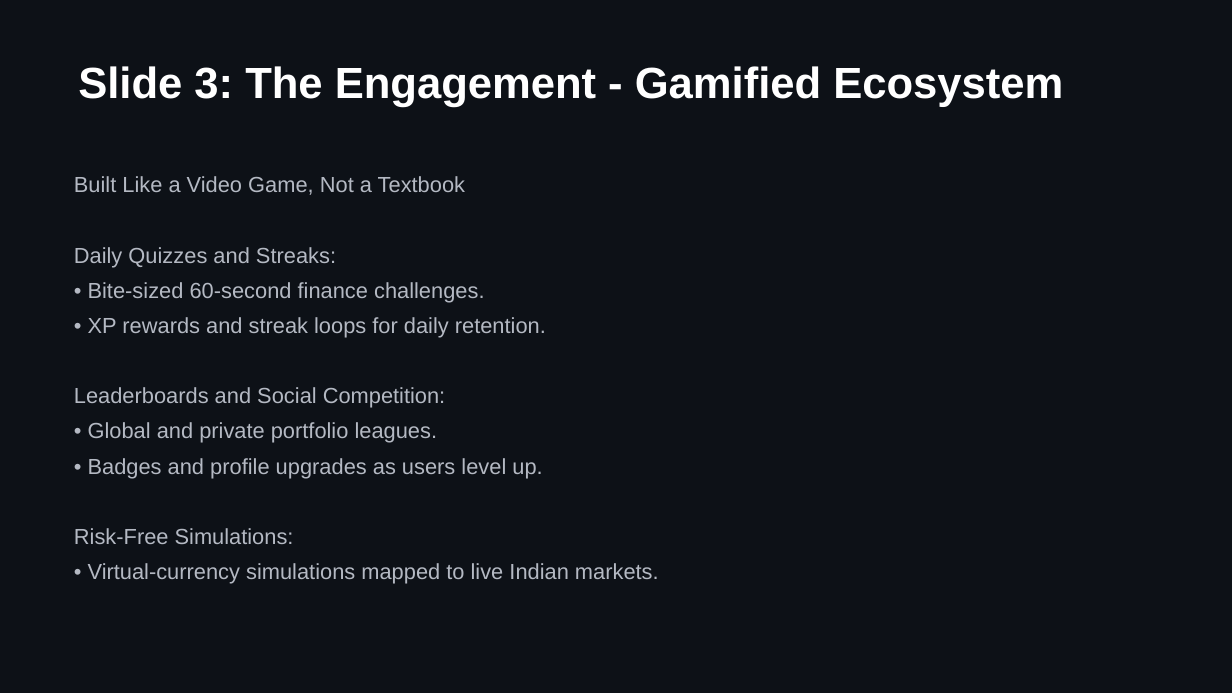
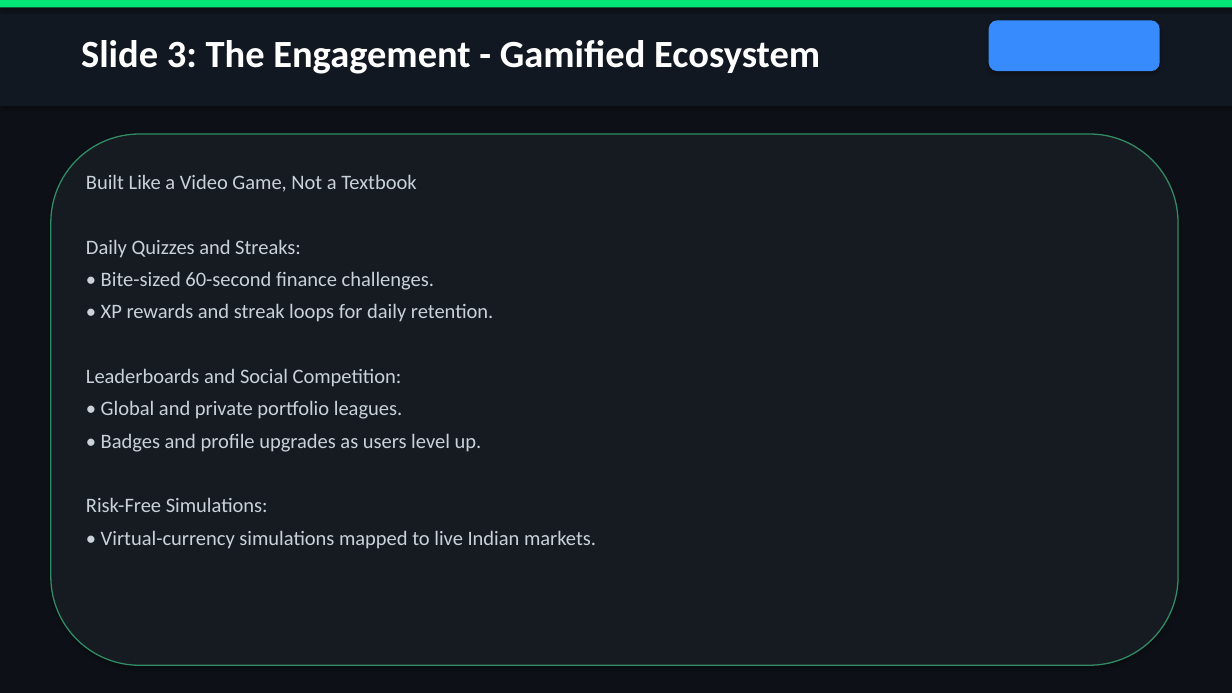
Before and after one commit to mthak/my-chatbot, a slide deck: slide 3 of RiseWise_Full_Investor_Deck.pptx. Drawn at 1232x693 pixels with LibreOffice and Linux fonts; fonts in the diff are those of the drawing. Boxes give left, top, right and bottom in pixels: in the first picture for what was removed or moved away, otherwise in the second. Text is boxed around its words. In the diff, an @@ line names an element or a change of style, - is before the commit and + after.

```diff
--- a/RiseWise_Full_Investor_Deck.pptx
+++ b/RiseWise_Full_Investor_Deck.pptx
@@ rectangle added at (0,0,1232,106), fill #121821 @@
@@ rectangle added at (0,0,1232,7), fill #00E676 @@
@@ text "Slide 3: The Engagement - ...": place and size @@
-text "Slide 3: The Engagement - ..." at (78,66,1063,107)
+text "Slide 3: The Engagement - ..." at (81,40,820,74)
@@ text "Slide 3: The Engagement - ..." at (81,40,820,74): size 34 to 30 pt, font Arial to Calibri @@
@@ rounded rectangle added at (989,20,1160,71), fill #388BFD @@
@@ rounded rectangle added at (51,134,1178,665), fill #161B22, outline #308C64 1 pt @@
@@ text "Built Like a Video Game, ...": place and size @@
-text "Built Like a Video Game, ..." at (74,176,659,584)
+text "Built Like a Video Game, ..." at (86,174,596,549)
@@ text "Built Like a Video Game, ..." at (86,174,596,549): size 17 to 16 pt, font Arial to Calibri, text colour #B4B9C3 to #C9D1D9; less space between paragraphs @@
```
Also in this commit, not shown: 10 other slides changed.
